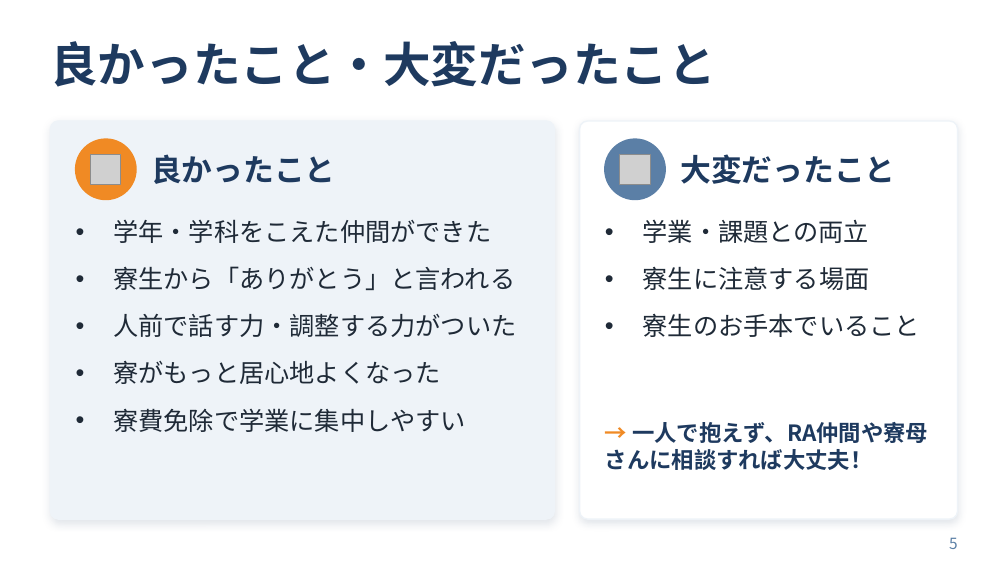
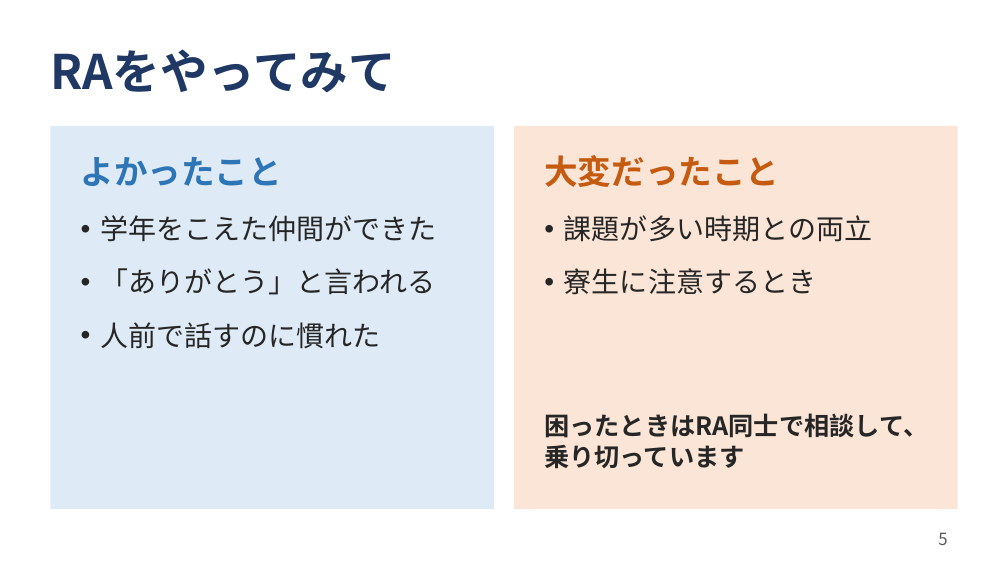
Before and after one commit to kouhiro09070305-create/-, a slide deck: slide 5 of RA募集説明会_RAプレゼン_20261023.pptx. Drawn at 1008x567 pixels with LibreOffice and Linux fonts; fonts in the diff are those of the drawing; grey boxes stand for pictures. Boxes give left, top, right and bottom in pixels: in the first picture for what was removed or moved away, otherwise in the second. Text is boxed around its words. In the diff, an @@ line names an element or a change of style, - is before the commit and + after.

```diff
--- a/RA募集説明会_RAプレゼン_20261023.pptx
+++ b/RA募集説明会_RAプレゼン_20261023.pptx
@@ title at <box>50,49,395,93</box>: text changed; text colour #1E3A5F to #1F3864 @@
-良かったこと・大変だったこと
+RAをやってみて
@@ rectangle: place and size @@
-rectangle at <box>50,121,554,519</box>
+rectangle at <box>50,126,494,509</box>
@@ rectangle at <box>50,126,494,509</box>: rounded rectangle to rectangle; fill #EEF3F8 to #DEEBF7; outline #EEF3F8 1 pt to none; shadow off @@
@@ ellipse removed at <box>76,139,136,200</box> @@
@@ rectangle added at <box>514,126,958,509</box>, fill #FBE5D6 @@
@@ text "大変だったこと": place and size @@
-text "大変だったこと" at <box>680,154,895,184</box>
+text "大変だったこと" at <box>544,155,779,187</box>
@@ text "大変だったこと" at <box>544,155,779,187</box>: size 22 to 24 pt, text colour #1E3A5F to #C55A11 @@
@@ rounded rectangle removed at <box>580,121,958,519</box> @@
@@ ellipse removed at <box>605,139,665,200</box> @@
@@ text at <box>81,157,283,186</box>: text changed; size 22 to 24 pt; text colour #1E3A5F to #2E75B6 @@
-良かったこと
+よかったこと
@@ picture removed at <box>91,154,121,184</box> @@
@@ picture removed at <box>620,154,650,184</box> @@
@@ text at <box>100,215,436,349</box>: text changed; size 18 to 20 pt; text colour #1F2A37 to #262626 @@
-• 学年・学科をこえた仲間ができた
-• 寮生から「ありがとう」と言われる
-• 人前で話す力・調整する力がついた
-• 寮がもっと居心地よくなった
-• 寮費免除で学業に集中しやすい
+• 学年をこえた仲間ができた
+• 「ありがとう」と言われる
+• 人前で話すのに慣れた
@@ text at <box>564,215,872,295</box>: text changed; size 18 to 20 pt; text colour #1F2A37 to #262626 @@
-• 学業・課題との両立
-• 寮生に注意する場面
-• 寮生のお手本でいること
+• 課題が多い時期との両立
+• 寮生に注意するとき
@@ text added at <box>544,413,928,469</box>, 18 pt, text #262626, bold @@
+困ったときはRA同士で相談して、乗り切っています
@@ text removed at <box>632,422,928,443</box> @@
-→ 一人で抱えず、RA仲間や寮母さんに相談すれば大丈夫！
@@ page number: place and size @@
-page number at <box>949,537,958,549</box>
+page number at <box>938,532,947,545</box>
@@ page number at <box>938,532,947,545</box>: size 11 to 12 pt, text colour #5B7FA6 to #595959 @@
```
Also in this commit, not shown: 4 other slides changed, 1 slide added, 1 slide removed.
